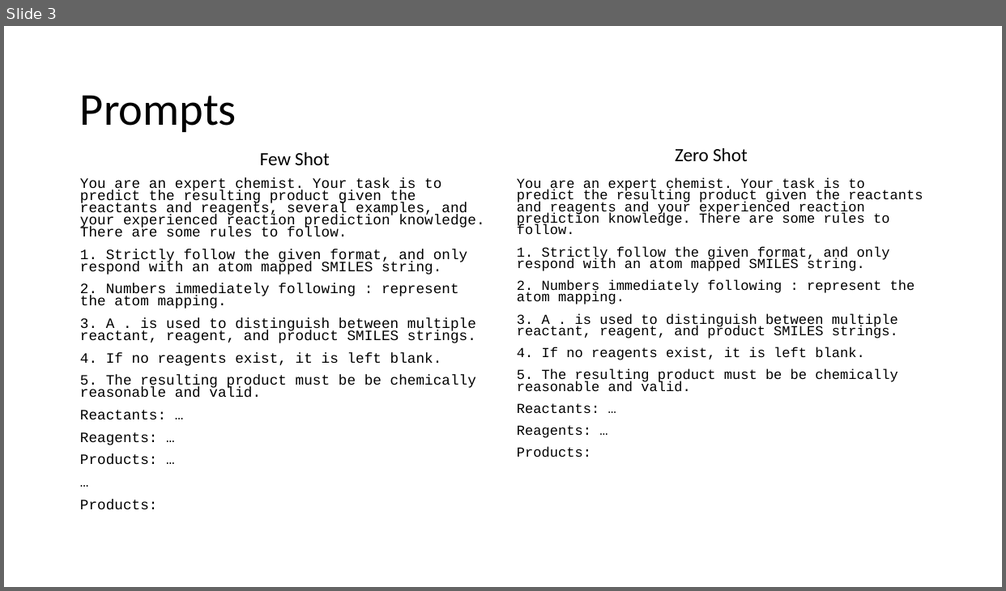
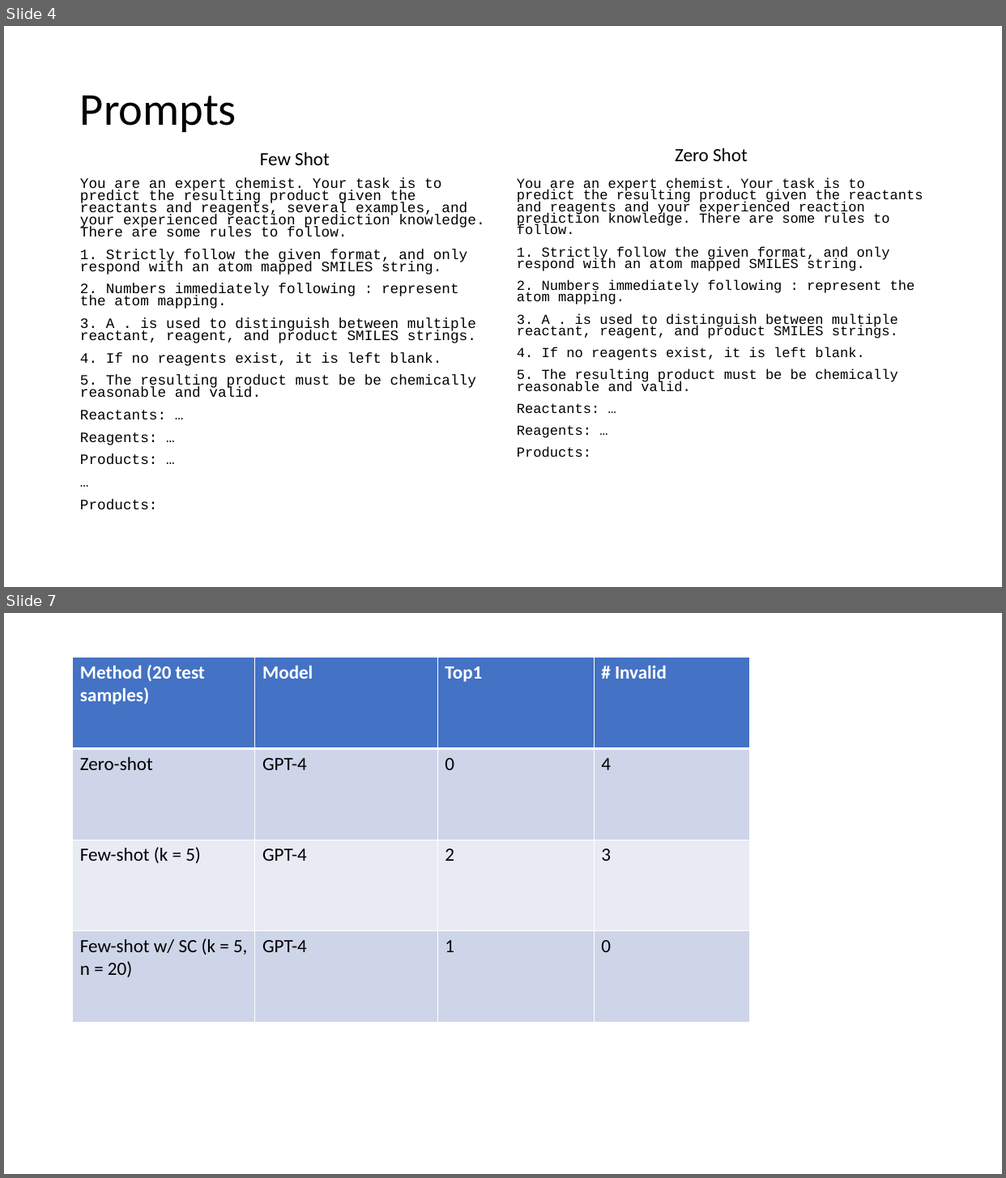
Before and after one commit to JohnDLee/ChemistryPE, a slide deck: pptx/6-13-2023.pptx. Shown one above the other, each under a label of ours: slide 3 before the commit, slides 4 and 7 after it; the slides between them are not shown. The pictures are 1006x591 and 1006x1178 pixels, drawn with LibreOffice and Linux fonts; fonts in the diff are those of the drawing. Boxes give left, top, right and bottom in pixels: in the first picture for what was removed or moved away, otherwise in the second. Text is boxed around its words. In the diff, an @@ line names an element or a change of style, - is before the commit and + after.

```diff
--- a/pptx/6-13-2023.pptx
+++ b/pptx/6-13-2023.pptx
@@ slide 7 added at bbox=[4, 613, 1002, 1174], background #FFFFFF @@
@@ table added at bbox=[73, 658, 751, 1023], 4 rows, 4 columns @@
+Method (20 test samples) | Model | Top1 | # Invalid
+Zero-shot | GPT-4 | 0 | 4
+Few-shot (k = 5) | GPT-4 | 2 | 3
+Few-shot w/ SC (k = 5, n = 20) | GPT-4 | 1 | 0
@@ what was slide 3 is now slide 4 @@
```
Also in this commit, not shown: 6 other slides added, 3 slides removed, 12 other files.
